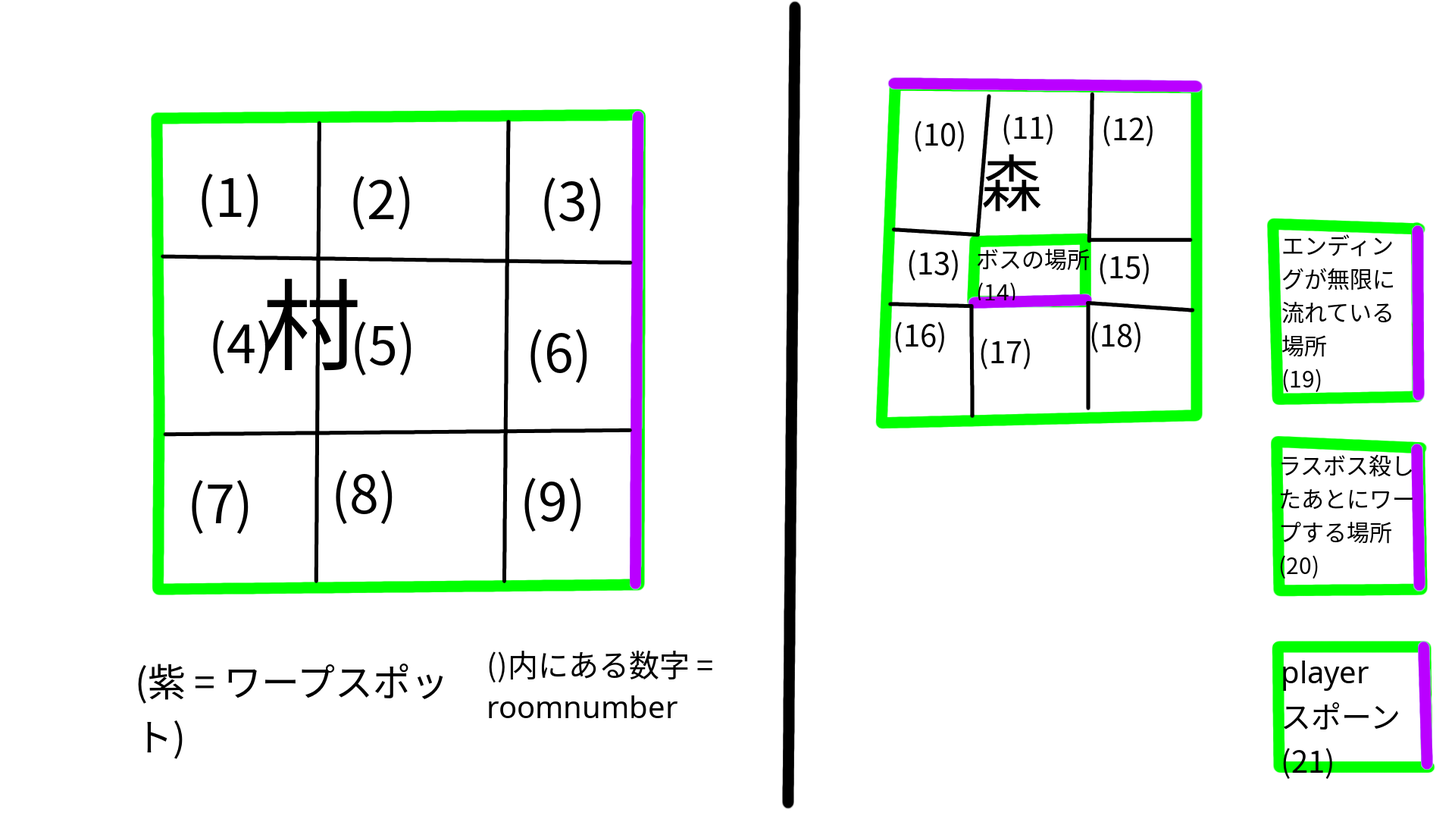
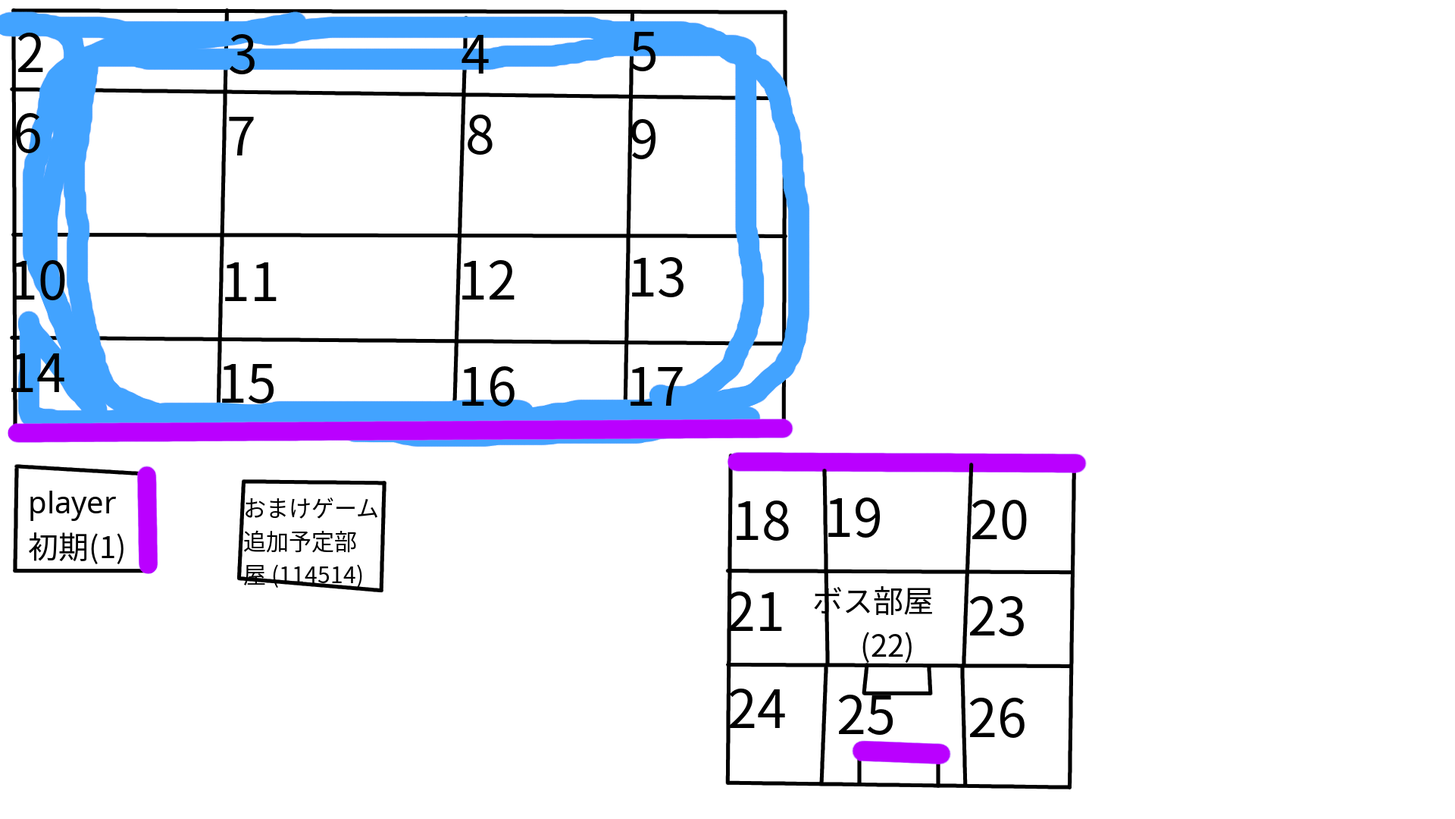
Before/after of a 1455x819 layered artwork. What changed in the layer stack:
removed layer "エンディングが無限に流れている場所 ..." over [1282, 234, 1394, 392]
removed layer "ラスボス殺したあとにワープする場所 ..." over [1280, 454, 1413, 579]
removed layer "()内にある数字 = roomnumber" over [488, 650, 713, 718]
removed layer "player ..." over [1283, 660, 1399, 779]
removed layer "(4)" over [212, 319, 270, 374]
removed layer "(3)" over [544, 177, 602, 232]
removed layer "(2)" over [353, 175, 411, 230]
removed layer "(1)" over [201, 173, 259, 228]
removed layer "(7)" over [191, 479, 249, 534]
removed layer "(6)" over [530, 328, 588, 383]
removed layer "(5)" over [354, 321, 412, 376]
removed layer "(9)" over [524, 477, 582, 532]
added layer "26" above "25" over [969, 697, 1025, 738]
added layer "25" above "24" over [838, 694, 894, 735]
added layer "20" above "19" over [971, 499, 1028, 540]
added layer "23" above "ボス部屋 ..." over [969, 595, 1025, 636]
added layer "ボス部屋 ..." above "おまけゲーム追加予定部屋 (114514)" over [814, 585, 933, 663]
renamed "(8)" to "おまけゲーム追加予定部屋 (114514)", painted on it over [244, 469, 393, 588]
removed layer "村" over [264, 278, 358, 371]
removed layer "森" over [983, 153, 1042, 212]
removed layer "ボスの場所 ..." over [977, 248, 1090, 301]
removed layer "(紫 = ワープスポット)" over [137, 663, 444, 759]
added layer "player初期(1)" above "背景" over [28, 490, 124, 564]
painted on "背景" over [0, 0, 1436, 809]
…and 28 more changes (20 added, 8 removed)
